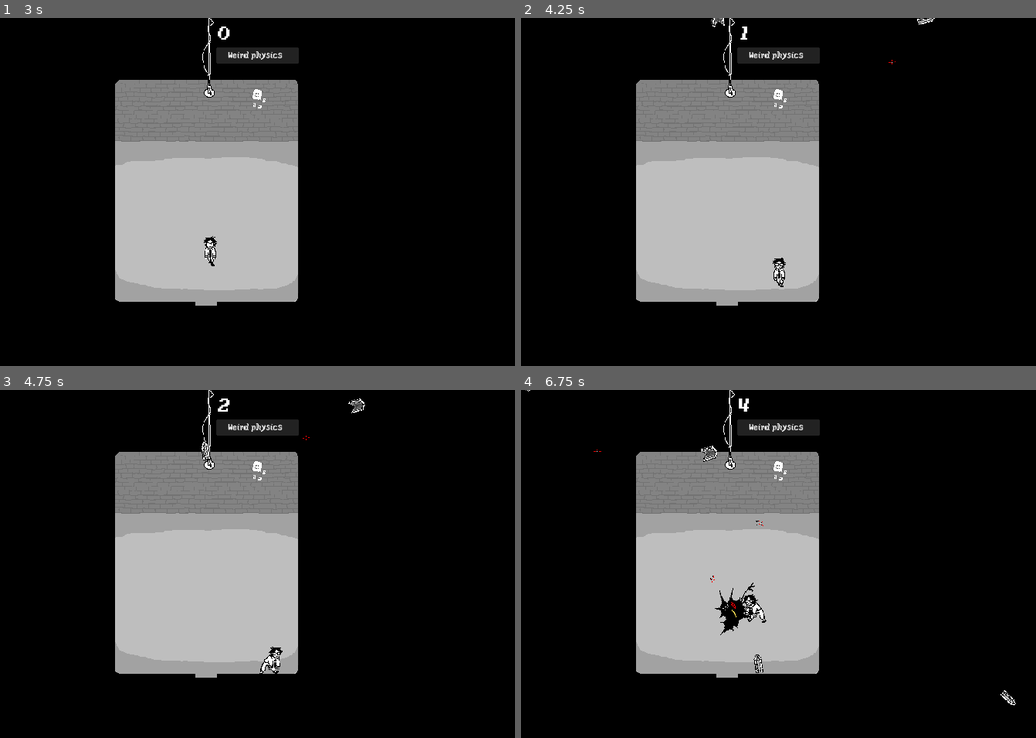
Above: before the commit, frames 1-4 (two rows, left to right).
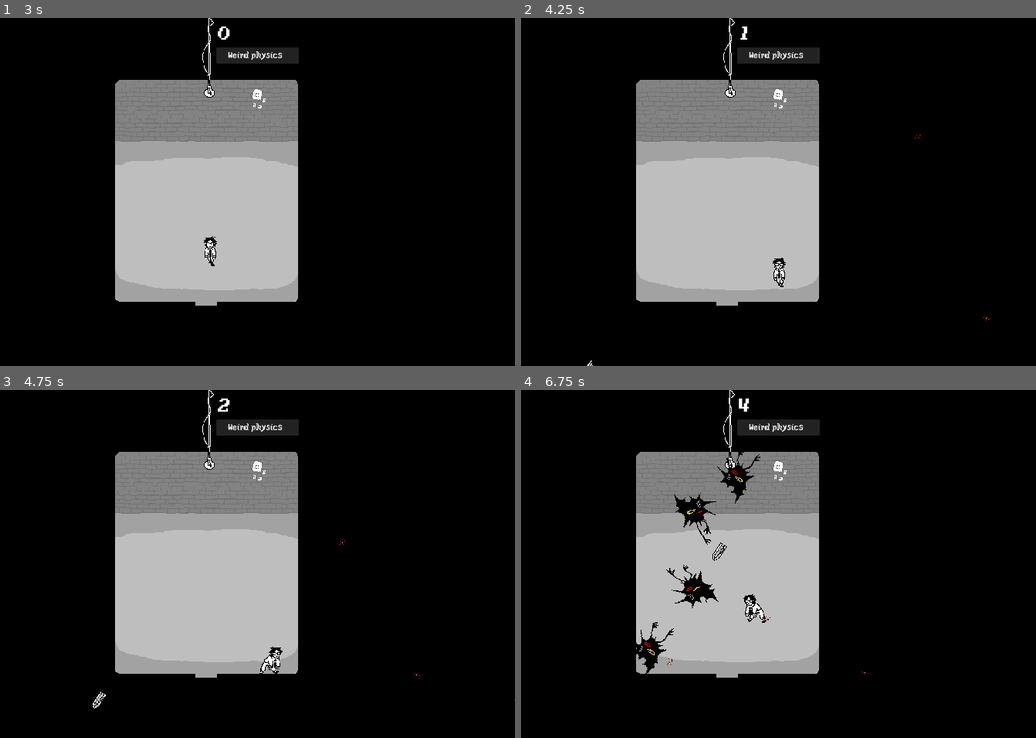
Above: after the commit, the same moments.

Repository: Buramuh/sibtrio
Game: Godot game, scene res://main.tscn
Two runs of this game, one before a commit and one after it. Both use one fixed random seed, a clock stepped at 60 frames per second and the inputs below.
Inputs:
- Up to frame 1 (3 s): click "Start" at 0.5 s; click "Weird physics" at 1.25 s; click "x Weird physics" at 2 s; hold Right (move_right) from 2.78 s (still down); hold Space (dash) from 2.78 s (still down)
- Up to frame 2 (4.25 s): release Right (move_right) at 3.53 s; release Space (dash) at 3.53 s; hold Down (move_down) from 3.53 s (still down); tap Space (dash) at 3.6 s
- Up to frame 3 (4.75 s): release Down (move_down) at 4.28 s; hold Right (move_right) from 4.28 s (still down); hold Space (dash) from 4.28 s (still down)
- Up to frame 4 (6.75 s): release Right (move_right) at 5.03 s; release Space (dash) at 5.03 s; hold Up (move_up) 5.03-5.78 s; tap Space (dash) at 5.1, 6.6 s; hold Space (dash) 5.78-6.53 s; hold Left (move_left) from 5.78 s (still down)

Frame 1 is identical in both runs. In frame 2, less than 0.1% of the frame differs, in the area x 12-92%, y 0-100%; in frame 3, 0.2%; in frame 4, 2.1%, in the area x 0-97%, y 0-91%.

Commit message:
Make snipers target player instead of level center

Diff:
--- a/Demo's/celeryman/main.gd
+++ b/Demo's/celeryman/main.gd
@@ -71,10 +71,14 @@
 	mob.position = mob_spawn_location.position
 
 	# Set the mob's direction to look at center
-	var direction = calc_direction_to_look_at(CENTER, mob.position)
+	var direction
+	if mob.variant == Mob.Variant.SNIPER:
+		direction = calc_direction_to_look_at($Player.position, mob.position)
+	else:
+		direction = calc_direction_to_look_at(CENTER, mob.position)
+		direction += randf_range(-PI/8,PI/8)
 
 	# Add some randomness to the direction. -> I tried to make them point to the middle
-	direction += randf_range(-PI/8,PI/8)
 	mob.rotation = direction
 
 	# Choose the velocity for the mob.
